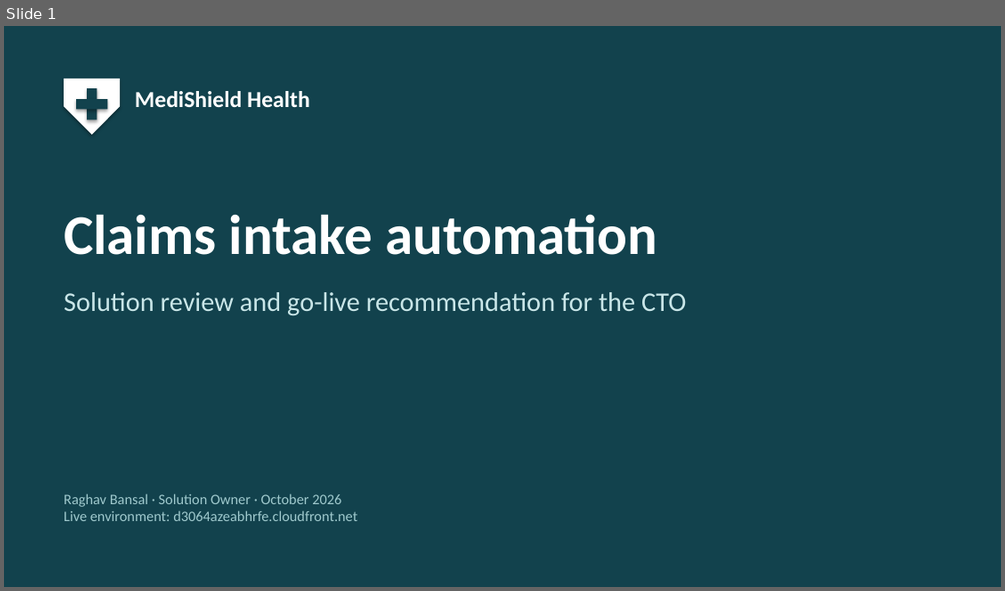
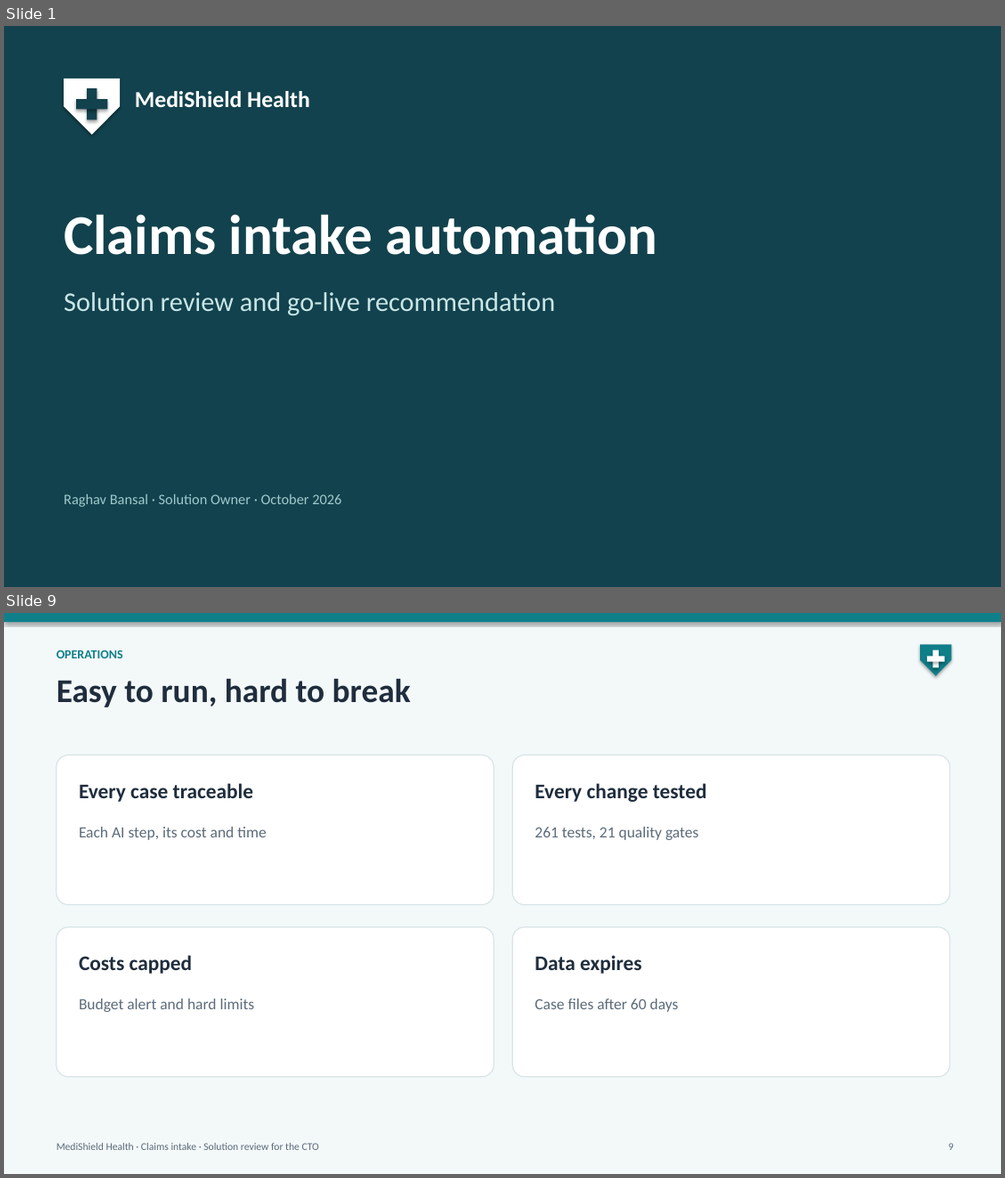
Before and after one commit to raghav010126/Capstone, a slide deck: docs/MediShield_capstone.pptx. Shown one above the other, each under a label of ours: slide 1 before the commit, slides 1 and 9 after it; the slides between them are not shown. The pictures are 1005x591 and 1005x1178 pixels, drawn with LibreOffice and Linux fonts; fonts in the diff are those of the drawing. Boxes give left, top, right and bottom in pixels: in the first picture for what was removed or moved away, otherwise in the second. Text is boxed around its words. In the diff, an @@ line names an element or a change of style, - is before the commit and + after.

```diff
--- a/docs/MediShield_capstone.pptx
+++ b/docs/MediShield_capstone.pptx
@@ slide 9 added at [4, 613, 1001, 1174], background #F3F8F9 @@
@@ rectangle added at [4, 613, 1001, 622], fill #0F7F8A @@
@@ text added at [57, 650, 123, 658], 12 pt, text #0F7F8A, bold @@
+OPERATIONS
@@ pentagon arrow added at [920, 644, 952, 676], fill #0F7F8A @@
@@ rectangle added at [927, 657, 945, 662], fill #FFFFFF @@
@@ rectangle added at [933, 650, 938, 668], fill #FFFFFF @@
@@ text added at [57, 678, 411, 707], 32 pt, text #1F2D3D, bold @@
+Easy to run, hard to break
@@ rounded rectangle added at [57, 755, 494, 905], fill #FFFFFF, outline #D8E4E7 1 pt @@
@@ rounded rectangle added at [512, 755, 950, 905], fill #FFFFFF, outline #D8E4E7 1 pt @@
@@ text added at [79, 783, 254, 802], 20 pt, text #1F2D3D, bold @@
+Every case traceable
@@ text added at [534, 783, 707, 802], 20 pt, text #1F2D3D, bold @@
+Every change tested
@@ text added at [79, 827, 266, 840], 15 pt, text #5B6B7A @@
+Each AI step, its cost and time
@@ text added at [534, 827, 698, 840], 15 pt, text #5B6B7A @@
+261 tests, 21 quality gates
@@ rounded rectangle added at [57, 927, 494, 1077], fill #FFFFFF, outline #D8E4E7 1 pt @@
@@ rounded rectangle added at [512, 927, 950, 1077], fill #FFFFFF, outline #D8E4E7 1 pt @@
@@ text added at [79, 955, 193, 973], 20 pt, text #1F2D3D, bold @@
+Costs capped
@@ text added at [534, 955, 642, 973], 20 pt, text #1F2D3D, bold @@
+Data expires
@@ text added at [79, 998, 255, 1012], 15 pt, text #5B6B7A @@
+Budget alert and hard limits
@@ text added at [534, 998, 679, 1012], 15 pt, text #5B6B7A @@
+Case files after 60 days
@@ text added at [57, 1143, 319, 1150], 10 pt, text #5B6B7A @@
+MediShield Health · Claims intake · Solution review for the CTO
@@ text added at [948, 1143, 954, 1150], 10 pt, text #5B6B7A @@
+9
@@ slide 1 changed as well @@
@@ text at [64, 292, 555, 315]: text changed @@
-Solution review and go-live recommendation for the CTO
+Solution review and go-live recommendation
@@ text at [64, 510, 357, 521]: paragraph removed @@
-Live environment: d3064azeabhrfe.cloudfront.net
```
Also in this commit, not shown: 8 other slides changed, 2 other slides added, 5 slides removed, 1 other file.
